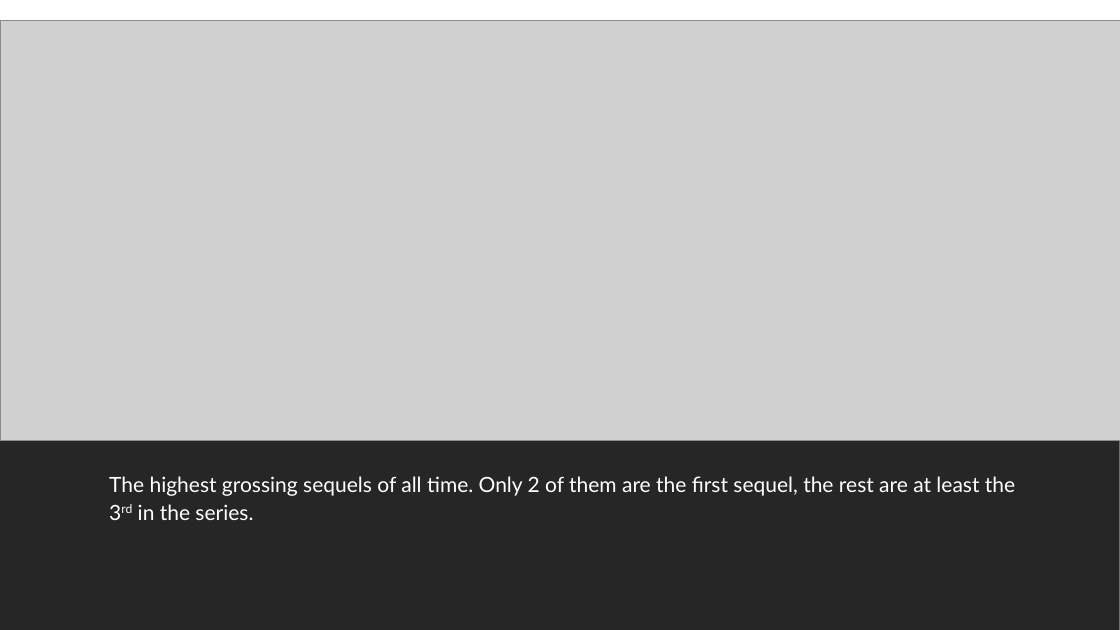
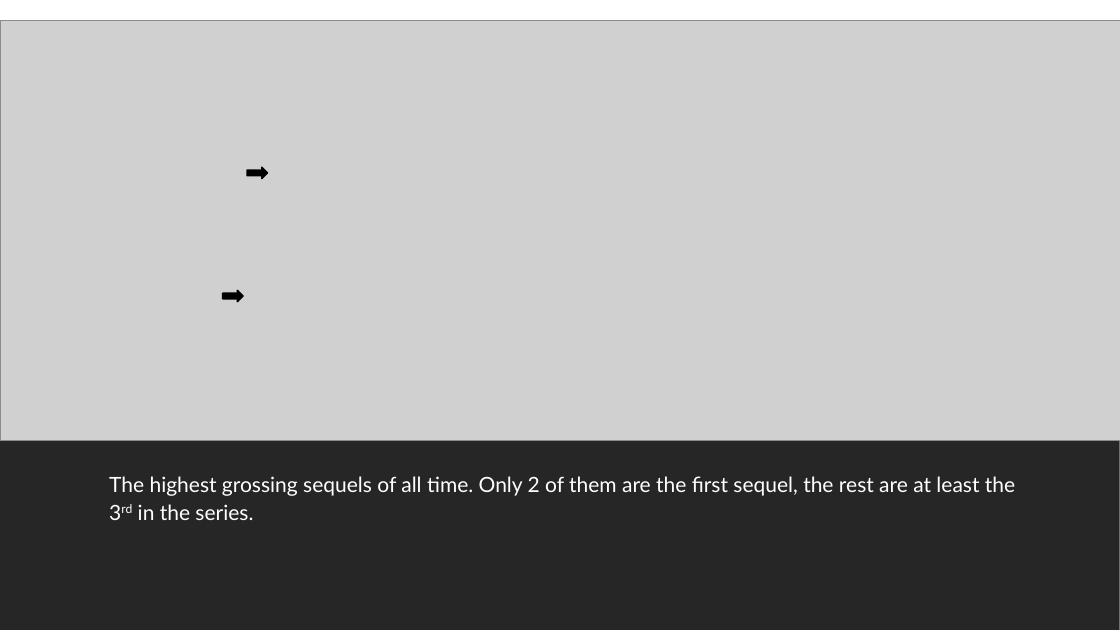
Before and after one commit to djournic/Movie_data_analysis_1, a slide deck: slide 8 of Microsoft Movie Analysis.pptx (slide 7 before the commit). Drawn at 1120x630 pixels with LibreOffice and Linux fonts; fonts in the diff are those of the drawing; grey boxes stand for pictures. Boxes give left, top, right and bottom in pixels: in the first picture for what was removed or moved away, otherwise in the second. Text is boxed around its words. In the diff, an @@ line names an element or a change of style, - is before the commit and + after.

```diff
--- a/Microsoft Movie Analysis.pptx
+++ b/Microsoft Movie Analysis.pptx
@@ right arrow added at [247, 167, 267, 179], fill #000000, outline #000000 1.25 pt @@
@@ right arrow added at [223, 291, 243, 302], fill #000000, outline #000000 1.25 pt @@
```
Also in this commit, not shown: 4 other slides changed, 1 slide added.
